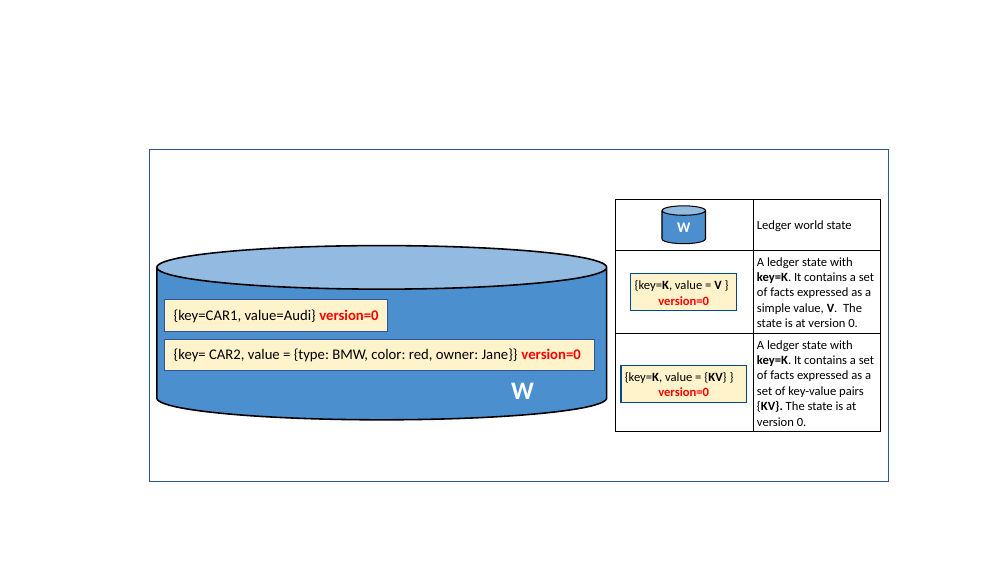
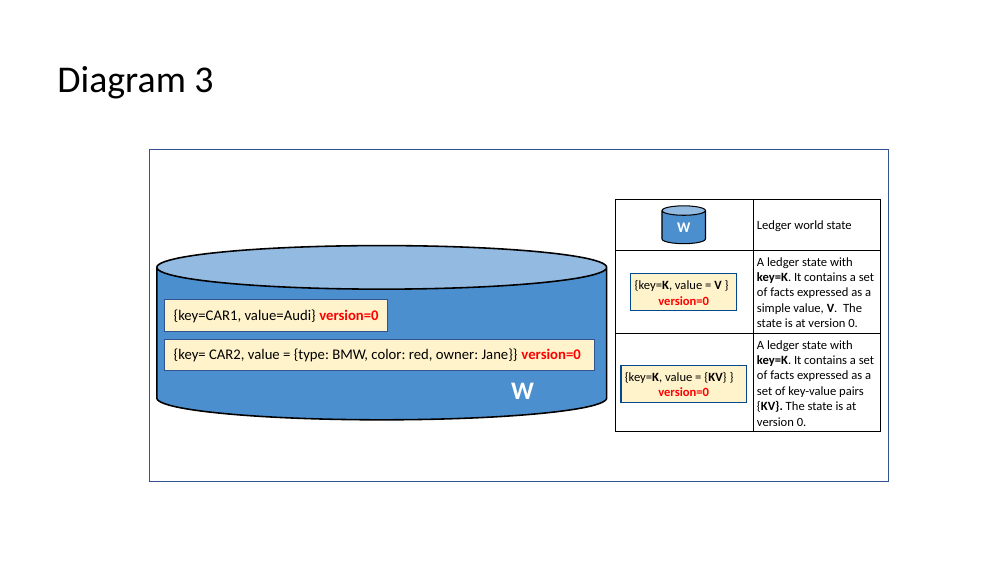
Before and after one commit to hyperledger/fabric, a slide deck: slide 5 of docs/source/diagrams/diagrams.pptx (slide 7 before the commit). Drawn at 1008x567 pixels with LibreOffice and Linux fonts; fonts in the diff are those of the drawing. Boxes give left, top, right and bottom in pixels: in the first picture for what was removed or moved away, otherwise in the second. Text is boxed around its words. In the diff, an @@ line names an element or a change of style, - is before the commit and + after.

```diff
--- a/docs/source/diagrams/diagrams.pptx
+++ b/docs/source/diagrams/diagrams.pptx
@@ title added at (x1=57, y1=66, x2=213, y2=99), 36 pt, text #000000 @@
+Diagram 3
```
Also in this commit, not shown: 5 other slides changed, 17 slides added, 19 slides removed, 17 other files.
